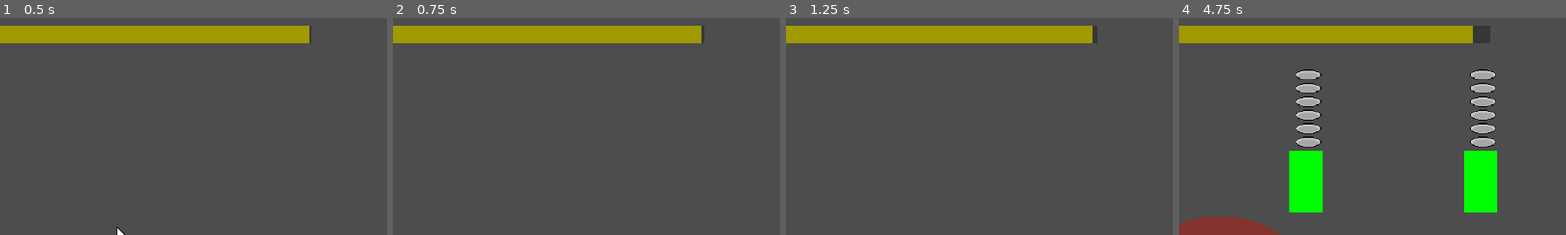
Above: before the commit, frames 1-4 (left to right).
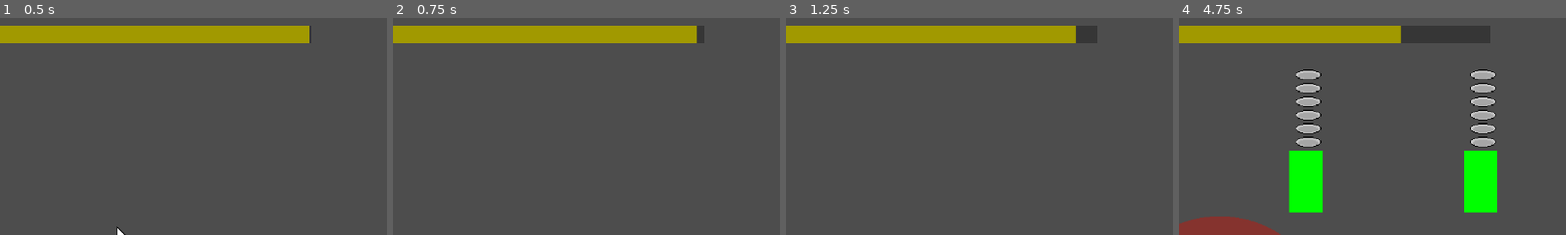
Above: after the commit, the same moments.

Repository: Someoneyeeting/Cookinggame
Game: Godot game, scene res://testscene.tscn
The game is run twice, just before and just after one commit, with the same random seed, the same clock (stepped at 60 frames per second) and the same inputs.
Inputs (mouse positions are % of the whole screen's width and height, from its top left):
- Up to frame 1 (0.5 s): no input
- Up to frame 2 (0.75 s): tap Enter (ui_accept) at 0.5 s; move the mouse to (29, 63) at 0.52 s; hold D (right) from 0.53 s (still down); hold Shift (sprint) from 0.53 s (still down)
- Up to frame 3 (1.25 s): keep holding D (right); keep holding Shift (sprint); tap Enter (ui_accept) at 0.77 s
- Up to frame 4 (4.75 s): move the mouse to (64, 63) at 1.27 s; release D (right) at 1.28 s; release Shift (sprint) at 1.28 s; hold S (down) 1.28-2.03 s; click (64, 63) at 1.35 s; tap Enter (ui_accept) at 1.52, 3.02, 3.77, 4.52 s; tap Shift (sprint) at 1.55, 2.3, 2.85, 4.55 s; move the mouse to (48, 63) at 2.02 s; hold D (right) 2.03-2.78 s; hold Right mouse button (rightc) 2.03-2.78 s; move the mouse to (45, 70) at 2.77 s; hold W (up) 2.78-3.53 s; move the mouse to (80, 65) at 3.52 s; hold Shift (sprint) 3.53-4.28 s; hold A (left) from 3.53 s (still down); move the mouse to (20, 35) at 4.27 s; click (20, 35) at 4.35 s
The pictures show only the part of the screen within x 35-85%, y 2-52%; the shares and areas given below are measured in that part.

Frame 1 is identical in both runs. In frame 2, 0.1% of the frame differs, in the area x 78-80%, y 3-12%; in frame 3, 0.3%; in frame 4, 1.5%, in the area x 57-76%, y 3-12%.

Commit message:
plate animation and fix eat

Diff:
--- a/customer.gd
+++ b/customer.gd
@@ -4,10 +4,24 @@
 var serving := false
 
 @export var recipe : RecipeRes
+
+func _ready() -> void:
+	Globals.eat.connect(check_eat)
+
+
 func enter():
 	serving = true
 	z_index = 1
 	$RecipeDisplay.recp = recipe
+
+func check_eat(ids):
+	if(recipe.is_matching(ids)):
+		#print("yes")
+		Globals.set_hunger(100)
+		$outanimation.start()
+		$ColorRect.color = Color.BLUE
+		get_tree().create_timer(0.4).timeout.connect(queue_free)
+
 
 func get_thrown(size : float):
 	#$AudioStreamPlayer2D.play()
@@ -28,12 +42,13 @@
 	#$ColorRect.color = lerp($ColorRect.color,Color.WHITE if serving else Color.DARK_GRAY,0.01)
 
 	var playerhas = Globals.player.plate.get_as_ids()
-	if(recipe.is_matching(playerhas)):
-		$ColorRect.color = Color.GOLD
-	elif(recipe.matching_so_far(playerhas)):
-		$ColorRect.color = Color.GREEN
-	else:
-		$ColorRect.color = Color.RED
+	if($outanimation.time_left == 0):
+		if(recipe.is_matching(playerhas)):
+			$ColorRect.color = Color.GOLD
+		elif(recipe.matching_so_far(playerhas)):
+			$ColorRect.color = Color.GREEN
+		else:
+			$ColorRect.color = Color.RED
 
 	var count = Globals.player.plate.get_count()
 	if(count < 35):
--- a/globals.gd
+++ b/globals.gd
@@ -1,5 +1,6 @@
 extends Node2D
 
+signal eat(ids)
 
 var player : Player
 var hovering : Area2D
@@ -72,3 +73,7 @@
 
 func set_hunger(amount : float):
 	$hungerbar.hunger = amount
+
+func _eat(ids):
+	eat.emit(ids)
+	change_hunger(10)
--- a/hungerbar.gd
+++ b/hungerbar.gd
@@ -10,3 +10,4 @@
 func _physics_process(delta: float) -> void:
 	$bar.size.x = lerp(0,ogsize,hunger / 100)
 	hunger -= delta
+	hunger = clamp(hunger,0,100)
--- a/plate.gd
+++ b/plate.gd
@@ -10,7 +10,11 @@
 	if(not is_empty() and items[0].id == -1):
 		return
 	var plate :Sprite2D= PLATE.instantiate()
-	plate.position.y = $ingridiatns.get_child_count() * -4.32 / scale.x
+	var targpos := $ingridiatns.get_child_count() * -4.32 / scale.x
+	plate.position.y = targpos - 100
+	var tween = get_tree().create_tween()
+
+	tween.tween_property(plate,"position",Vector2(0,targpos),0.25)
 	plate.ind = $ingridiatns.get_child_count()
 	plate.item = item
 	items.push_back(item)
--- a/player.gd
+++ b/player.gd
@@ -22,14 +22,13 @@
 		var sprint = Input.is_action_pressed("sprint")
 		velocity = lerp(velocity,dir * move_speed * (1.6 if sprint else 1),0.09)
 
+		if(sprint):
+			Globals.change_hunger(-0.1)
+		else:
+			Globals.change_hunger(-0.05)
+
 
 	move_and_slide()
-
-func _handle_throw():
-	$Line2D.points[0] = global_position
-	$Line2D.points[1] = get_global_mouse_position()
-
-	$Line2D.visible = Input.is_action_pressed("left?c")
 
 func throw(target : Node2D):
 	if(not plate.canthrow()):
@@ -59,8 +58,8 @@
 	if(event.is_action_pressed("ui_accept")):
 		pass
 
-func get_thrown(ammount : int):
-	Globals.set_hunger(100)
+func get_thrown(amount : int):
+	Globals._eat(plate.get_as_ids())
 
 func _physics_process(delta: float) -> void:
 	Globals.player = self
